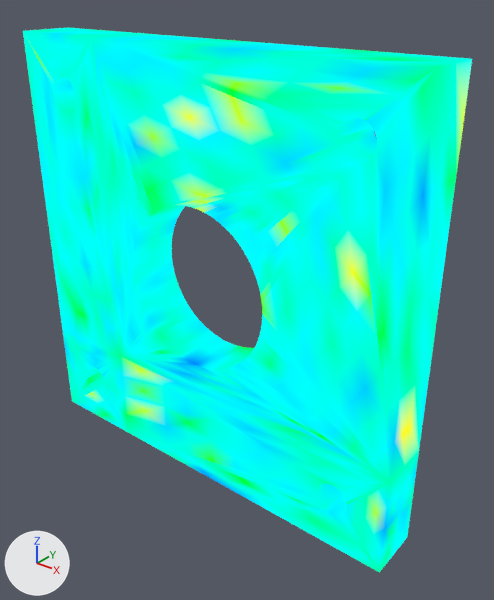
A saved change to the glTF model incoming_fea/mounting_plate/static_1/Mounting Plate_fea_static_1.glb.
Camera for both pictures: a camera (50 mm lens) standing at (0.0745, -0.0833, 0.0503) and looking at (0.0057, 0.0027, -0.0031). Lighting does not change. The marker at lower left points along +X, +Y and +Z. The older version comes first.

Names of what the first picture shows: 'FEA_Result'.
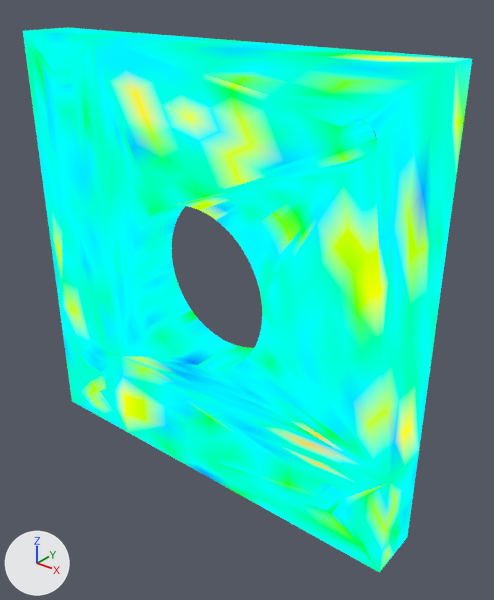
Commit message: data: rerun mounting plate FEA with neighbourhood-coherent hotspot

The change, as a list of edits to the scene's bpy script:
```text
Change me_fea_stress_mesh:
    where me_fea_stress_mesh.from_pydata(...)  # 16906 vertices, 33828 faces; spans x -0.04..0.04, y -0.005..0.005, z -0.04..0.04
    used by ob_fea_result; location = (0.0, 0.0, 0.0)
    me_fea_stress_mesh part 1: 16756 faces centred in x -0.04..0.04, y -0.005..0.005, z -0.04..0.04 are repainted in the vertex colours; the middle colour goes from cyan #00ffec to cyan #00ffe8
    me_fea_stress_mesh part 2: 8061 faces centred in x -0.04..0.04, y -0.005..0.005, z -0.04..0.04 are repainted in the vertex colours; the middle colour goes from cyan #00ffd8 to green #98ff00
```

Changed parts and their boxes (x1, y1, x2, y2) in the pictures (494 x 600 px):
part 1 of me_fea_stress_mesh, recoloured: (24, 29, 469, 558) in both
part 2 of me_fea_stress_mesh, recoloured: (24, 35, 472, 571) in both
